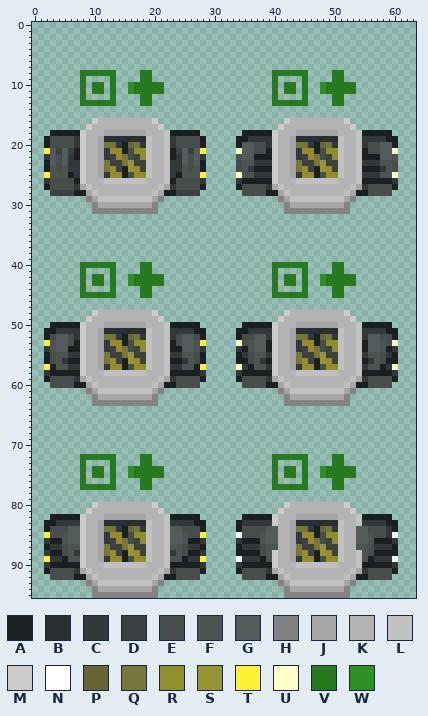
Edited in one commit: sprite sheet (Resources/Textures/_RMC14/Structures/Machines/Medical/medilink.rsi/medlink_clamping.png). Above: the version before the commit.
The file is 64x96 pixels. Colours within 5 levels of each other are drawn and written as one.
Palette (. is transparent): A #1a2022  B #292f31  C #31383b  D #3b4140  E #464d4b  F #4c5452  G #535c5b  H #838383  J #a6a6a6  K #b3b3b3  L #c1c1c1  M #cbcbcb  N #ffffff  P #666632  Q #77773a  R #918e2c  S #979533  T #fbf236  U #ffffcc  V #27791e  W #2d9024
Pixels before, first column x 2:
 8 ......VVVVVV....VV....................VVVVVV....VV.........
 9 ......V....V....VV....................V....V....VV.........
10 ......V.VV.V..WVVVVV..................V.VV.V..WVVVVV.......
11 ......V.VV.V..WVVVVV..................V.VV.V..WVVVVV.......
12 ......V....V....VV....................V....V....VV.........
13 ......VVVVVV....VV....................VVVVVV....VV.........
14 ...........................................................
15 ...........................................................
16 ........MKKKKKKKKKM.....................MKKKKKKKKKM........
17 .......MKKKKKKKKKKKM...................MKKKKKKKKKKKM.......
18 .AAAAAMKKKJJJJJJJKKKLAAAAA.......AAAAAMKKKJJJJJJJKKKLAAAAA.
19 AEEEECMKKJBBBBBBBLKKLCEEEEA.....AACCCCMKKJBBBBBBBLKKLCCCCAA
20 AEEEECMKKJQQCAPQCLKKLCEEEEA.....AGGEECMKKJQQCAPQCLKKLCEEGGA
21 TGDGDAMKKJCRRAERRLKKLADGDGT.....UGGEEAMKKJCRRAERRLKKLAEEGGU
22 CGEGCAMKKJCDRQEDRLKKLACGEGC.....FGGAAAMKKJCDRQEDRLKKLAAAGGF
23 AGEGCCMKKJQDDQSDDLKKLCCGEGA.....EFFCCCMKKJQDDQSDDLKKLCCCFFE
24 AFEFCCMKKJQRDASRDLKKLCCFEFA.....EFCAAAMKKJQRDASRDLKKLAAACFE
25 TFFFACMKKJCRRAERRLKKLCAFFFT.....UFFCCCMKKJCRRAERRLKKLCCCFFU
26 CEEEEAMKKKLLLLLLLKKKLAEEEEC.....CAAAAAMKKKLLLLLLLKKKLAAAAAC
27 AEEEECJLKKKKKKKKKKKLJCEEEEA.....AEEEECJLKKKKKKKKKKKLJCEEEEA
28 .DDDDAAJLKKKKKKKKKLJAADDDD.......EEEEAAJLKKKKKKKKKLJAAEEEE.
29 .......HJLLLLLLLLLJH...................HJLLLLLLLLLJH.......
30 ........HJJJJJJJJJH.....................HJJJJJJJJJH........
31 ........HHHHHHHHHHH.....................HHHHHHHHHHH........
32 ...........................................................
33 ...........................................................
34 ...........................................................
35 ...........................................................
36 ...........................................................
37 ...........................................................
38 ...........................................................
39 ...........................................................
40 ......VVVVVV....VV....................VVVVVV....VV.........
41 ......V....V....VV....................V....V....VV.........
42 ......V.VV.V..WVVVVV..................V.VV.V..WVVVVV.......
43 ......V.VV.V..WVVVVV..................V.VV.V..WVVVVV.......
44 ......V....V....VV....................V....V....VV.........
45 ......VVVVVV....VV....................VVVVVV....VV.........
46 ...........................................................
47 ...........................................................
48 ........MKKKKKKKKKM.....................MKKKKKKKKKM........
49 .......MKKKKKKKKKKKM...................MKKKKKKKKKKKM.......
50 .AAAAAMKKKJJJJJJJKKKLAAAAA.......AAAAAMKKKJJJJJJJKKKLAAAAA.
51 AACCCCMKKJBBBBBBBLKKLCCCCAA.....AACCCCMKKJBBBBBBBLKKLCCCCAA
52 AEGGECMKKJQQCAPQCLKKLCEGGEA.....AEEGGCMKKJQQCAPQCLKKLCGGEEA
53 TFGGEAMKKJCRRAERRLKKLAEGGFT.....UEFGGAMKKJCRRAERRLKKLAGGFEU
54 CFGGAAMKKJCDRQEDRLKKLAAGGFC.....CAFGGAMKKJCDRQEDRLKKLAGGFAC
55 AEFFCCMKKJQDDQSDDLKKLCCFFEA.....ACEFFCMKKJQDDQSDDLKKLCFFECA
56 AEFCAAMKKJQRDASRDLKKLAACFEA.....AAEFCAMKKJQRDASRDLKKLACFEAA
57 TAFFCCMKKJCRRAERRLKKLCCFFAT.....UCAFFCMKKJCRRAERRLKKLCFFACU
58 CAAAAAMKKKLLLLLLLKKKLAAAAAC.....CAAAAAMKKKLLLLLLLKKKLAAAAAC
59 AEEEECJLKKKKKKKKKKKLJCEEEEA.....AEEEECJLKKKKKKKKKKKLJCEEEEA
60 .EEEEAAJLKKKKKKKKKLJAAEEEE.......EEEEAAJLKKKKKKKKKLJAAEEEE.
61 .......HJLLLLLLLLLJH...................HJLLLLLLLLLJH.......
62 ........HJJJJJJJJJH.....................HJJJJJJJJJH........
63 ........HHHHHHHHHHH.....................HHHHHHHHHHH........
64 ...........................................................
65 ...........................................................
66 ...........................................................
67 ...........................................................
68 ...........................................................
69 ...........................................................
70 ...........................................................
71 ...........................................................
72 ......VVVVVV....VV....................VVVVVV....VV.........
73 ......V....V....VV....................V....V....VV.........
74 ......V.VV.V..WVVVVV..................V.VV.V..WVVVVV.......
75 ......V.VV.V..WVVVVV..................V.VV.V..WVVVVV.......
76 ......V....V....VV....................V....V....VV.........
77 ......VVVVVV....VV....................VVVVVV....VV.........
78 ...........................................................
79 ...........................................................
80 ........MKKKKKKKKKM.....................MKKKKKKKKKM........
81 .......MKKKKKKKKKKKM...................MKKKKKKKKKKKM.......
82 .AAAAAMKKKJJJJJJJKKKLAAAAA.......AAAAAMKKKJJJJJJJKKKLAAAAA.
83 AACCCCMKKJBBBBBBBLKKLCCCCAA.....ACCCCCMKKJBBBBBBBLKKLCCCCAA
84 AEEEGGMKKJQQCAPQCLKKLGGEEEA.....AEEEEGGKKJQQCAPQCLKKGGEEECA
85 TEEFGGMKKJCRRAERRLKKLGGFEET.....NEEEFGGKKJCRRAERRLKKGGFEECN
86 CAAFGGMKKJCDRQEDRLKKLGGFAAC.....CAAAFGGKKJCDRQEDRLKKGGFAAAC
87 ACCEFFMKKJQDDQSDDLKKLFFECCA.....ACCCEFFKKJQDDQSDDLKKFFECCCA
88 CAAEFCMKKJQRDASRDLKKLCFEAAC.....AAAAEFMKKJQRDASRDLKKLFEAAAA
89 TCCAFFMKKJCRRAERRLKKLFFACCT.....NCCCAFMKKJCRRAERRLKKLFACCCN
90 CAAAAAMKKKLLLLLLLKKKLAAAAAC.....CAAAAAMKKKLLLLLLLKKKLAAAAAC
91 AEEEECJLKKKKKKKKKKKLJCEEEEA.....AEEEECJLKKKKKKKKKKKLJCEEEEA
92 .EEEEAAJLKKKKKKKKKLJAAEEEE.......EEEEAAJLKKKKKKKKKLJAAEEEE.
93 .......HJLLLLLLLLLJH...................HJLLLLLLLLLJH.......
94 ........HJJJJJJJJJH.....................HJJJJJJJJJH........
95 ........HHHHHHHHHHH.....................HHHHHHHHHHH........
After:
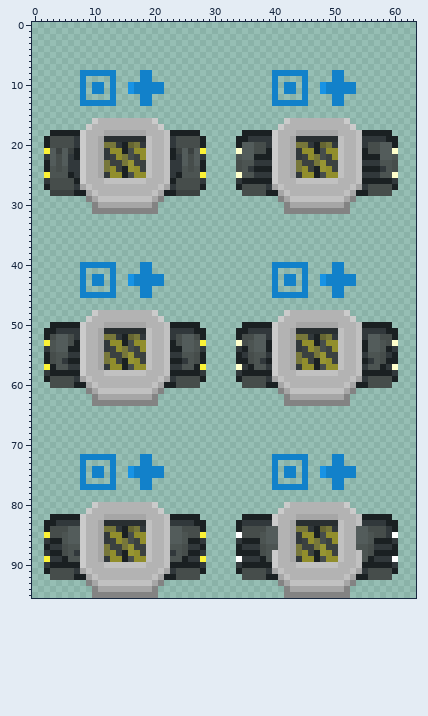
Diff:
Colour V changes from #27791e to #1281ca.
Colour W changes from #2d9024 to #1893e5.
